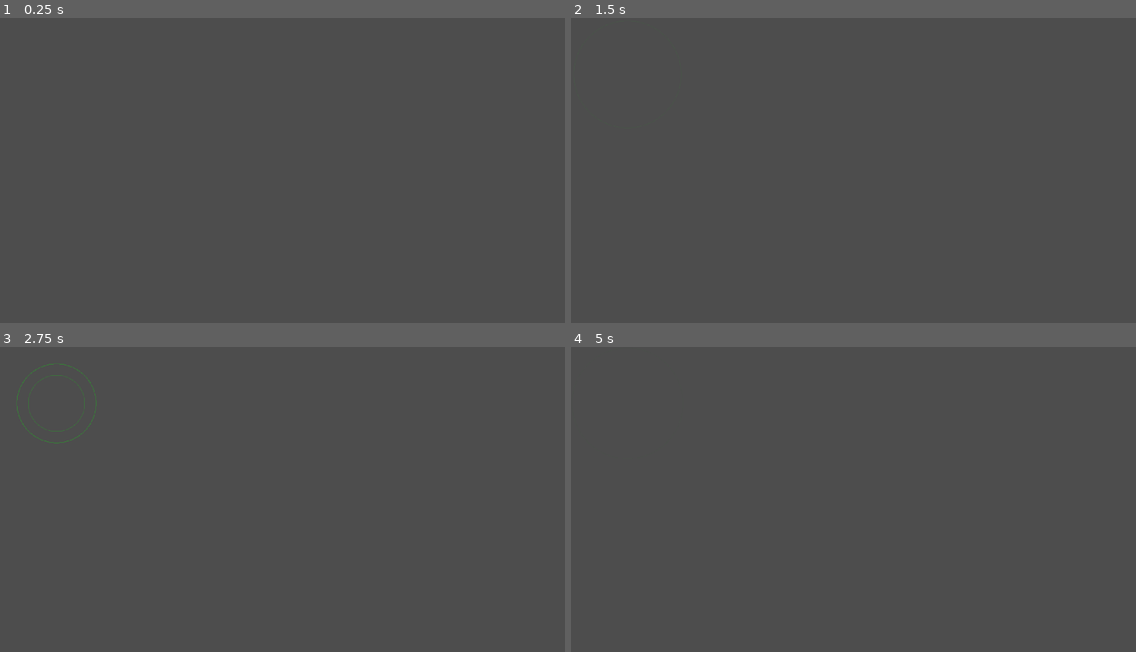
Above: before the commit, frames 1-4 (two rows, left to right).
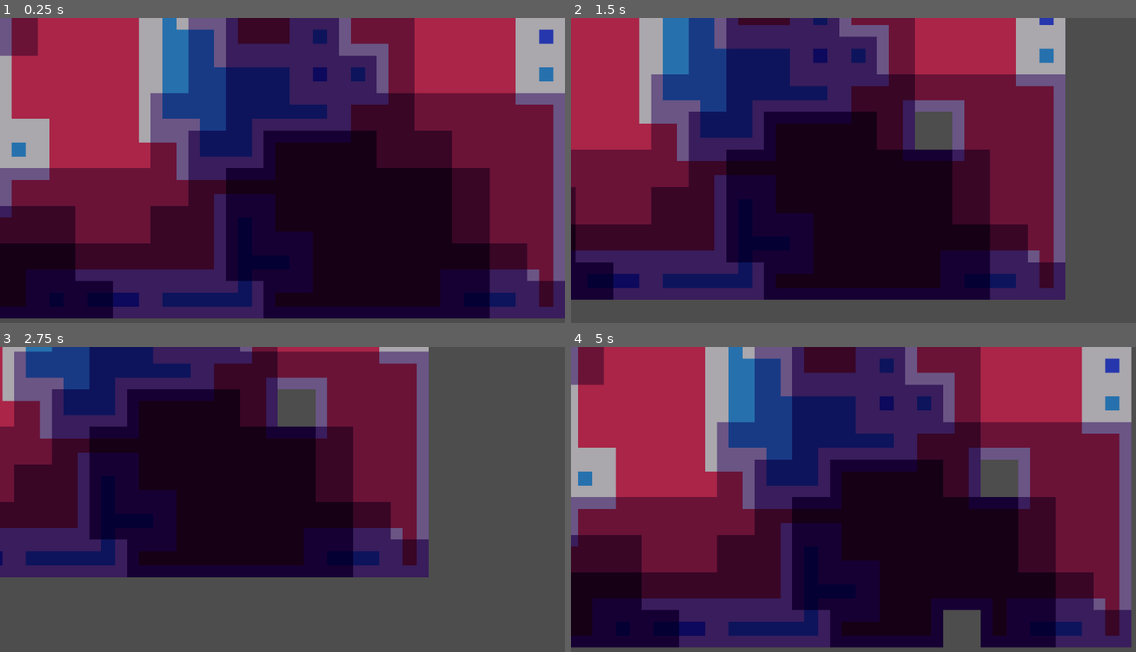
Above: after the commit, the same moments.

Repository: VileOar/ludum-dare-57
Game: Godot game, scene res://src/topscenes/temp_map.tscn
Two runs of this game, one before a commit and one after it. Both use one fixed random seed, a clock stepped at 60 frames per second and the inputs below. Before the commit the project starts from res://src/radar/radar_pulse.tscn.
Inputs (mouse positions are in pixels of both pictures, inside the frame that each line leads up to):
- Up to frame 1 (0.25 s): no input
- Up to frame 2 (1.5 s): tap Enter at 0.5 s; move the mouse to (977, 161) at 0.52 s; hold D (MoveRight) 0.53-1.28 s; hold 1 0.53-1.28 s; click (977, 161) at 0.67 s; move the mouse to (740, 191) at 1.27 s; hold S (MoveDown) from 1.28 s (still down); tap 1 at 1.35 s
- Up to frame 3 (2.75 s): move the mouse to (339, 435) at 2.02 s; release S (MoveDown) at 2.03 s; hold D (MoveRight) from 2.03 s (still down); hold 1 from 2.03 s (still down)
- Up to frame 4 (5 s): move the mouse to (825, 569) at 2.77 s; release D (MoveRight) at 2.78 s; release 1 at 2.78 s; hold W (MoveUp) 2.78-3.53 s; tap 1 at 2.85, 4.35 s; click (825, 569) at 2.92 s; move the mouse to (1023, 554) at 3.52 s; hold 1 3.53-4.28 s; hold A (MoveLeft) from 3.53 s (still down); move the mouse to (684, 456) at 4.27 s

The runs differ from the first frame. In frame 1, 99% of the frame differs, in the area x 0-100%, y 0-99%; in frame 2, 80%; in frame 3, 56%; in frame 4, 96%.

Commit message:
Make temp_map main scene

Diff:
--- a/project.godot
+++ b/project.godot
@@ -11,14 +11,14 @@
 [application]
 
 config/name="Ludum Dare 57"
-run/main_scene="uid://dva47lw34td0t"
+run/main_scene="uid://dca88eh6c0qrc"
 config/features=PackedStringArray("4.4", "Forward Plus")
 config/icon="res://icon.svg"
 
 [autoload]
 
+AudioController="*res://src/audio_controller/audio_controller.tscn"
 Global="*res://src/autoloads/Global.gd"
-AudioController="*res://src/audio_controller/audio_controller.tscn"
 
 [display]
 
